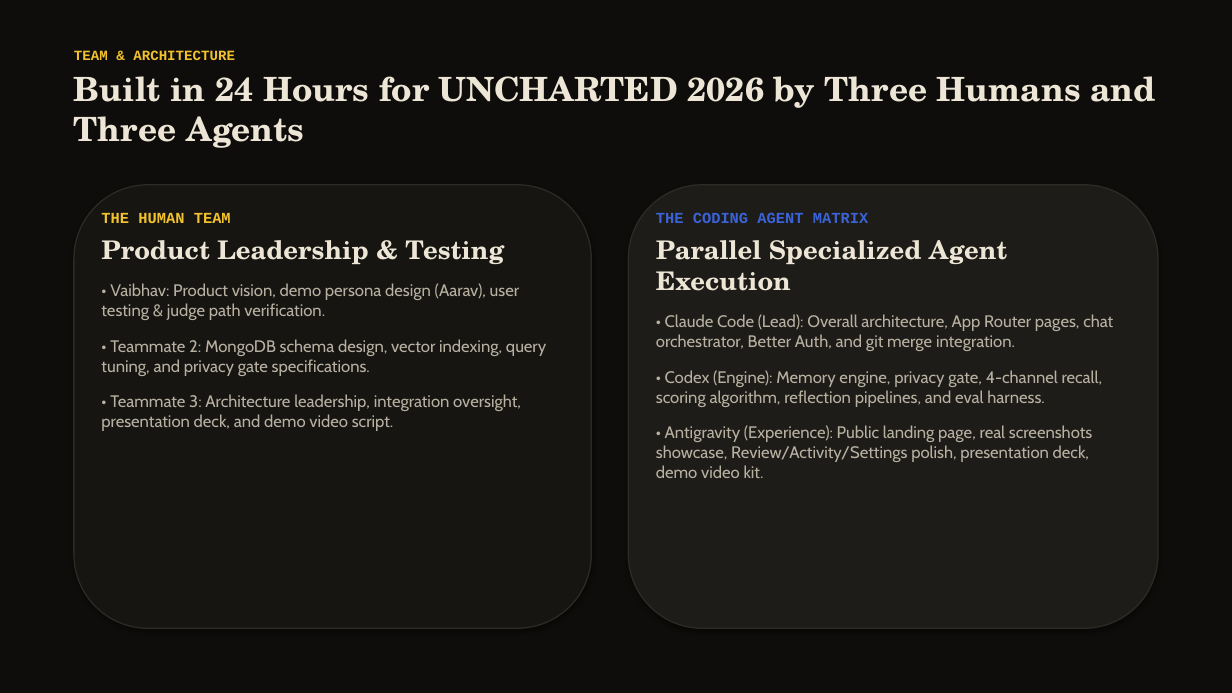
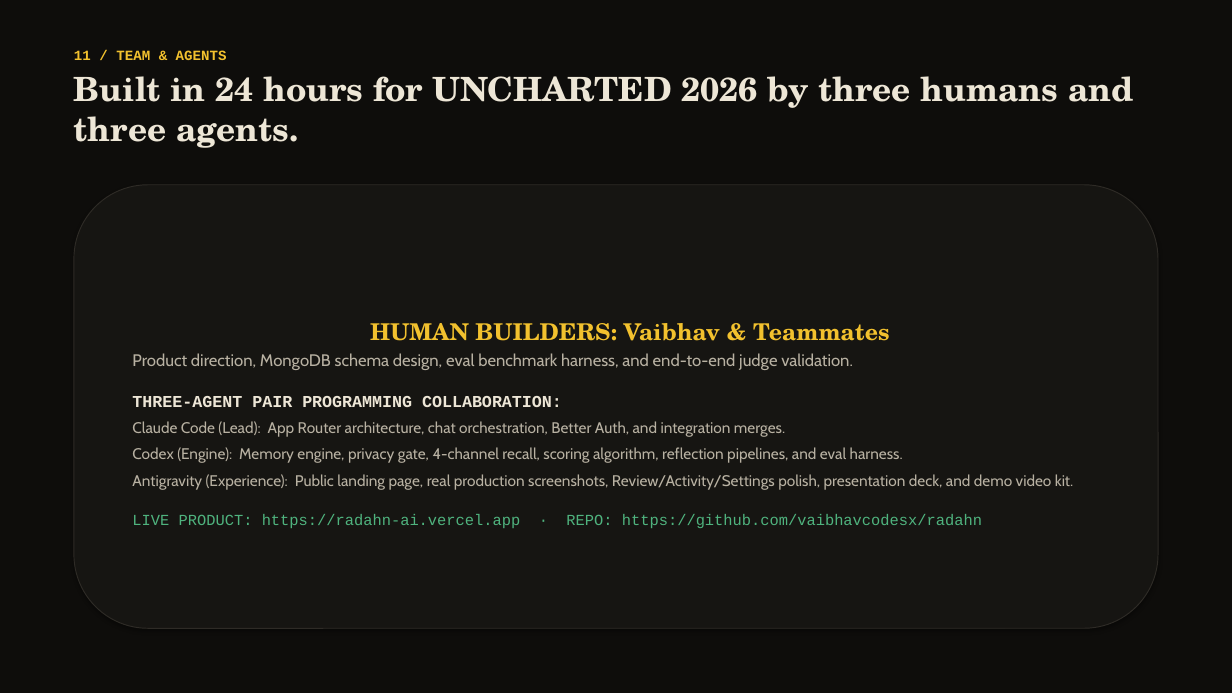
Before and after one commit to vaibhavcodesx/radahn, a slide deck: slide 12 of docs/deck/radahn.pptx. Drawn at 1232x693 pixels with LibreOffice and Linux fonts; fonts in the diff are those of the drawing. Boxes give left, top, right and bottom in pixels: in the first picture for what was removed or moved away, otherwise in the second. Text is boxed around its words. In the diff, an @@ line names an element or a change of style, - is before the commit and + after.

Commit message:
feat(media): refresh screenshots, og.png, judge-path.gif, deck and demo-script for Kestrel persona with G7 review fixes

```diff
--- a/docs/deck/radahn.pptx
+++ b/docs/deck/radahn.pptx
@@ text at [74,50,1134,148]: text changed @@
-TEAM & ARCHITECTURE
-Built in 24 Hours for UNCHARTED 2026 by Three Humans and Three Agents
+11 / TEAM & AGENTS
+Built in 24 hours for UNCHARTED 2026 by three humans and three agents.
@@ rounded rectangle "HUMAN BUILDERS: Vaibhav & Teammates": place and size @@
-rounded rectangle "HUMAN BUILDERS: Vaibhav & Teammates" at [74,185,592,628]
+rounded rectangle "HUMAN BUILDERS: Vaibhav & Teammates" at [74,185,1158,628]
@@ rounded rectangle "HUMAN BUILDERS: Vaibhav & Teammates" at [74,185,1158,628]: outline #2E2B26 1 pt to #2E2B26 0.75 pt @@
@@ rounded rectangle removed at [628,185,1158,628] @@
@@ text removed at [101,213,546,431] @@
-THE HUMAN TEAM
-Product Leadership & Testing
-• Vaibhav: Product vision, demo persona design (Aarav), user testing & judge path verification.
-• Teammate 2: MongoDB schema design, vector indexing, query tuning, and privacy gate specifications.
-• Teammate 3: Architecture leadership, integration oversight, presentation deck, and demo video script.
@@ text removed at [656,212,1113,478] @@
-THE CODING AGENT MATRIX
-Parallel Specialized Agent Execution
-• Claude Code (Lead): Overall architecture, App Router pages, chat orchestrator, Better Auth, and git merge integration.
-• Codex (Engine): Memory engine, privacy gate, 4-channel recall, scoring algorithm, reflection pipelines, and eval harness.
-• Antigravity (Experience): Public landing page, real screenshots showcase, Review/Activity/Settings polish, presentation deck, demo video kit.
@@ text in rounded rectangle at [132,323,1073,528]: text added @@
+HUMAN BUILDERS: Vaibhav & Teammates
+Product direction, MongoDB schema design, eval benchmark harness, and end-to-end judge validation.
+THREE-AGENT PAIR PROGRAMMING COLLABORATION:
+Claude Code (Lead): App Router architecture, chat orchestration, Better Auth, and integration merges.
+Codex (Engine): Memory engine, privacy gate, 4-channel recall, scoring algorithm, reflection pipelines, and eval harness.
+Antigravity (Experience): Public landing page, real production screenshots, Review/Activity/Settings polish, presentation deck, and demo video kit.
+LIVE PRODUCT: https://radahn-ai.vercel.app · REPO: https://github.com/vaibhavcodesx/radahn
```
Also in this commit, not shown: 9 other slides changed, 2 slides added, 2 slides removed, 13 other files.
